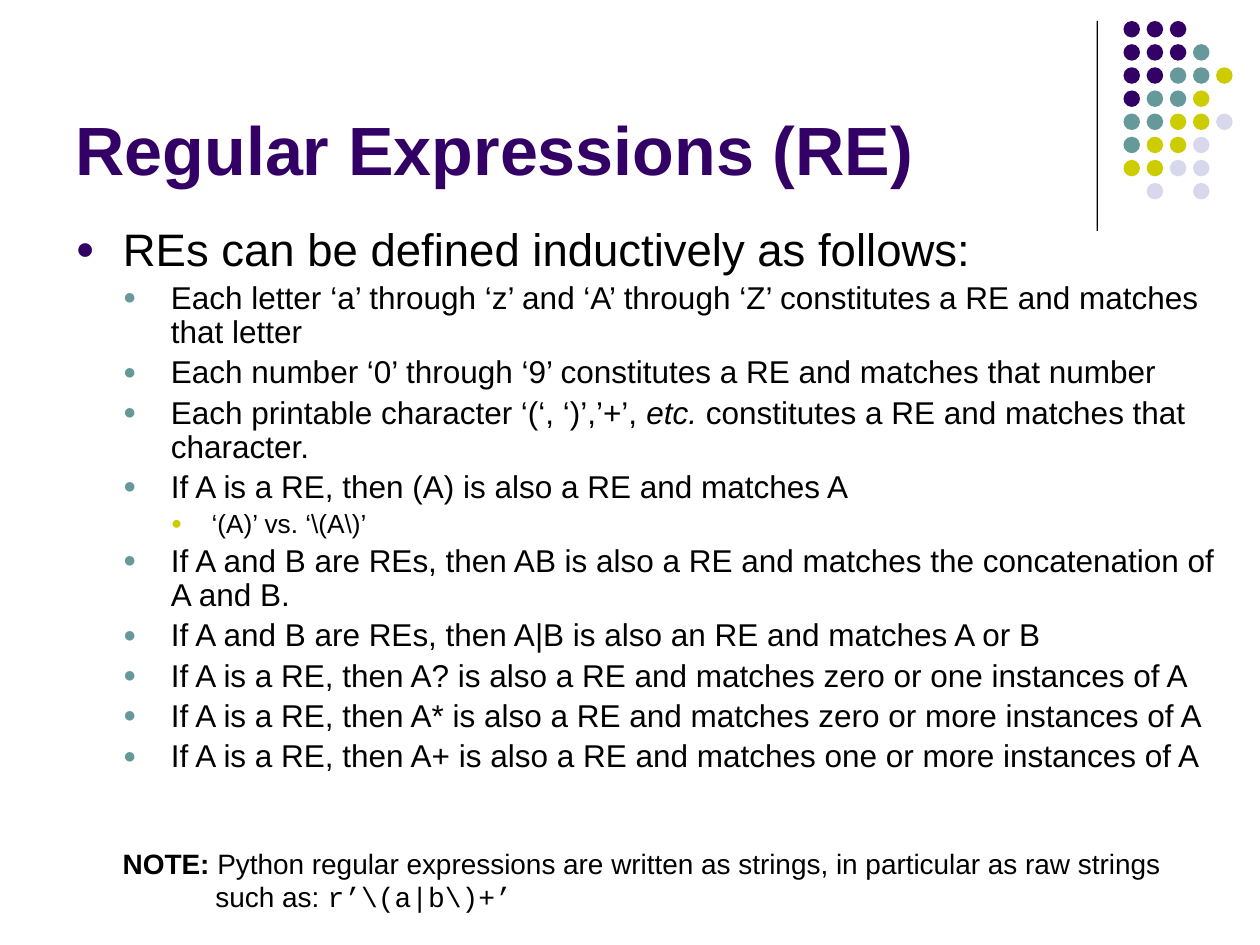
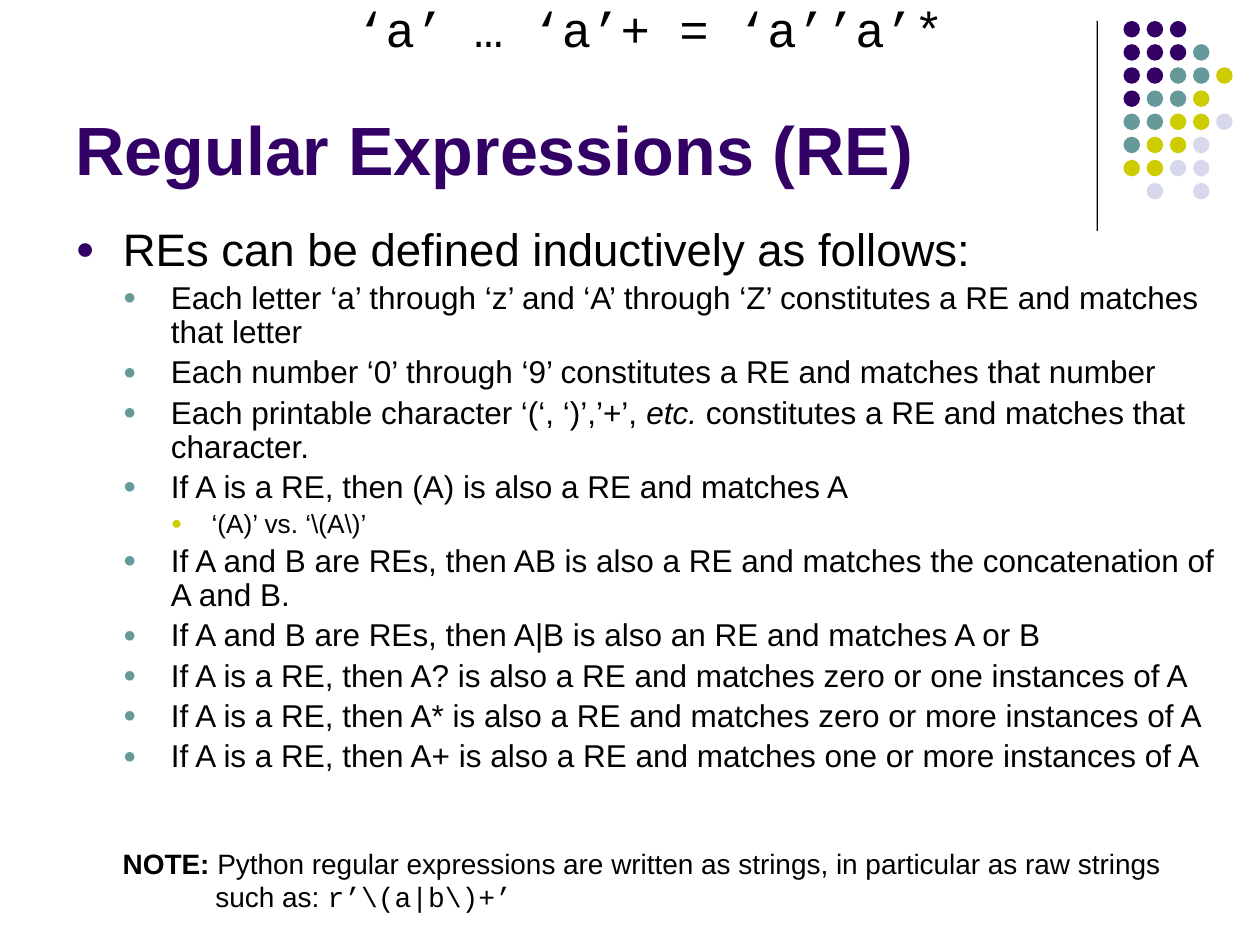
Before and after one commit to lutzhamel/CSC402, a slide deck: slide 5 of notes/csc402-ln004.pptx (slide 4 before the commit). Drawn at 1260x945 pixels with LibreOffice and Linux fonts; fonts in the diff are those of the drawing. Boxes give left, top, right and bottom in pixels: in the first picture for what was removed or moved away, otherwise in the second. Text is boxed around its words. In the diff, an @@ line names an element or a change of style, - is before the commit and + after.

```diff
--- a/notes/csc402-ln004.pptx
+++ b/notes/csc402-ln004.pptx
@@ text added at (356, 11, 944, 48), 28 pt, text #000000 @@
+‘a’ … ‘a’+ = ‘a’’a’*
```
Also in this commit, not shown: 1 other slide changed, 1 slide added, 5 other files.
